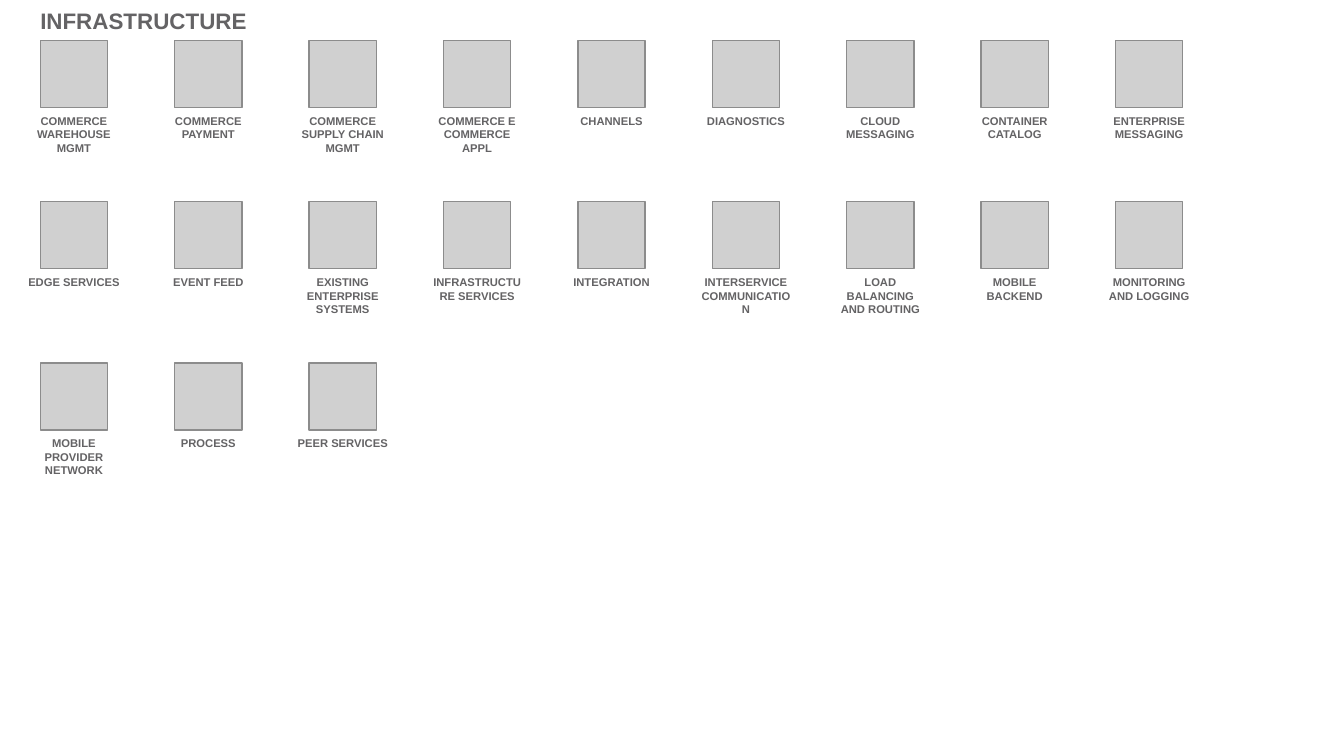
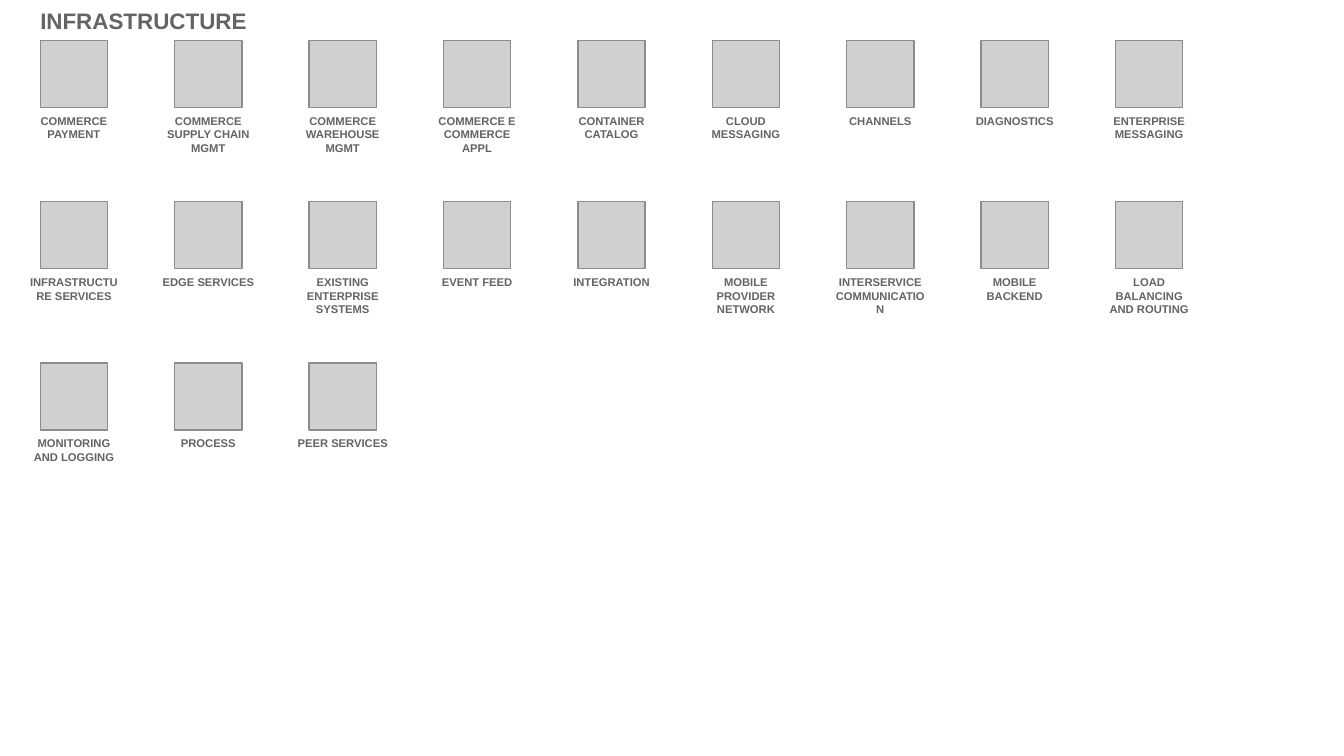
Before and after one commit to l2fprod/myarchitecture, a slide deck: slide 18 of mycatalog-architecture-diagram-template.pptx. Drawn at 1344x756 pixels with LibreOffice and Linux fonts; fonts in the diff are those of the drawing; grey boxes stand for pictures. Boxes give left, top, right and bottom in pixels: in the first picture for what was removed or moved away, otherwise in the second. Text is boxed around its words. In the diff, an @@ line names an element or a change of style, - is before the commit and + after.

Commit message:
new deck

```diff
--- a/mycatalog-architecture-diagram-template.pptx
+++ b/mycatalog-architecture-diagram-template.pptx
@@ text at (41,117,108,138): text changed @@
-COMMERCE WAREHOUSE MGMT
+COMMERCE PAYMENT
@@ text at (167,117,249,152): text changed @@
-COMMERCE PAYMENT
+COMMERCE SUPPLY CHAIN MGMT
@@ text at (306,117,379,152): text changed @@
-COMMERCE SUPPLY CHAIN MGMT
+COMMERCE WAREHOUSE MGMT
@@ text at (579,117,645,138): text changed @@
-CHANNELS
+CONTAINER CATALOG
@@ text "CLOUD MESSAGING": place and size @@
-text "CLOUD MESSAGING" at (846,117,915,138)
+text "CLOUD MESSAGING" at (712,117,781,138)
@@ text removed at (707,117,785,125) @@
-DIAGNOSTICS
@@ text added at (849,117,911,125), 6 pt, text #646365, bold @@
+CHANNELS
@@ text at (976,117,1054,125): text changed @@
-CONTAINER CATALOG
+DIAGNOSTICS
@@ text at (55,292,112,300): text changed @@
-EDGE SERVICES
+INFRASTRUCTURE SERVICES
@@ text at (163,278,255,286): text changed @@
-EVENT FEED
+EDGE SERVICES
@@ text at (442,278,512,286): text changed @@
-INFRASTRUCTURE SERVICES
+EVENT FEED
@@ text added at (717,278,776,313), 6 pt, text #646365, bold @@
+MOBILE PROVIDER NETWORK
@@ text "INTERSERVICE COMMUNICATION": place and size @@
-text "INTERSERVICE COMMUNICATION" at (705,278,788,286)
+text "INTERSERVICE COMMUNICATION" at (839,278,922,286)
@@ text removed at (841,278,920,313) @@
-LOAD BALANCING AND ROUTING
@@ text at (1110,278,1189,313): text changed @@
-MONITORING AND LOGGING
+LOAD BALANCING AND ROUTING
@@ text at (34,439,114,461): text changed @@
-MOBILE PROVIDER NETWORK
+MONITORING AND LOGGING
```
Also in this commit, not shown: 13 other slides changed.
